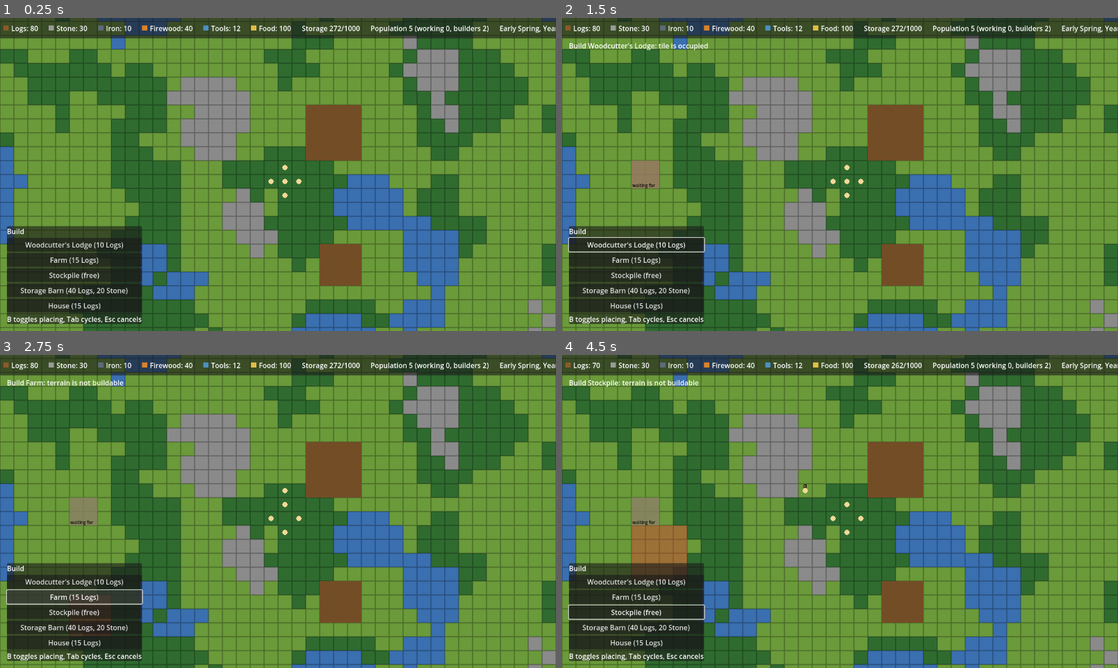
Above: before the commit, frames 1-4 (two rows, left to right).
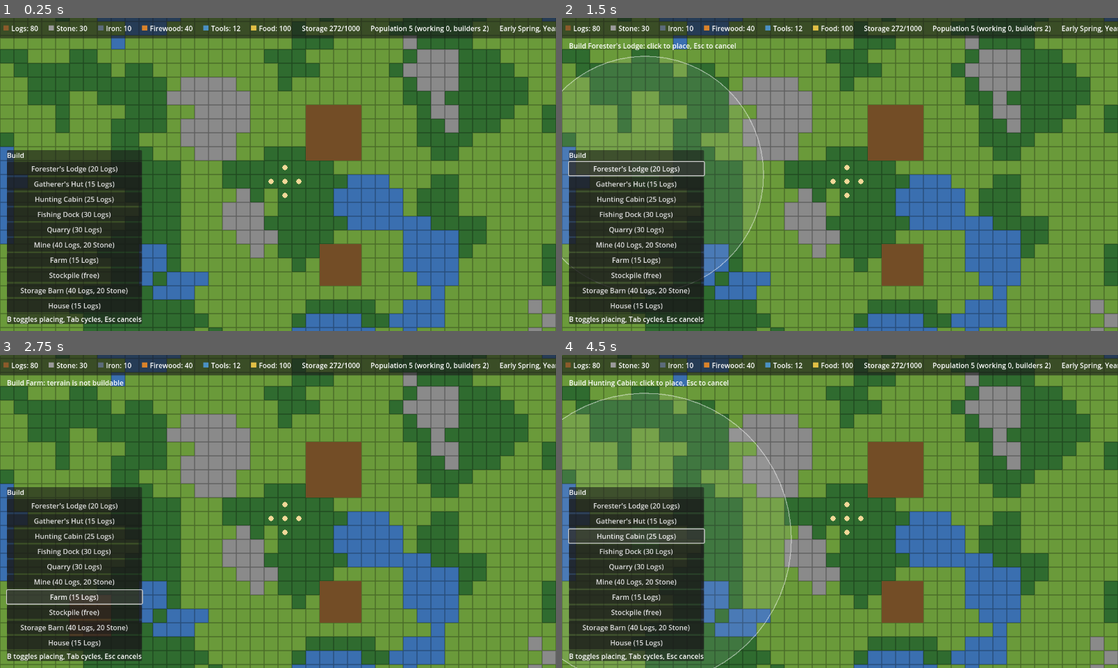
Above: after the commit, the same moments.

Repository: GrindelfP/KingdomYouth
Game: Godot game, scene res://scenes/world/world.tscn
Same seed, same stepped clock (60 frames per second), same inputs: the game is played once before the commit and once after it.
Inputs (mouse positions are in pixels of both pictures, inside the frame that each line leads up to):
- Up to frame 1 (0.25 s): no input
- Up to frame 2 (1.5 s): click (634, 243) at 0.5 s, where only the run before the commit has a clickable "Woodcutter's Lodge (10 Logs)"; click (634, 168) at 1.25 s, where only the run after the commit has a clickable "Forester's Lodge (20 Logs)"
- Up to frame 3 (2.75 s): click "Farm (15 Logs)" at 2 s
- Up to frame 4 (4.5 s): click (634, 520) at 2.75 s, where only the run after the commit has a clickable "Gatherer's Hut (15 Logs)"; click "Stockpile (free)" at 3.5 s; click (634, 536) at 4.25 s, where only the run after the commit has a clickable "Hunting Cabin (25 Logs)"

The runs differ from the first frame. In frame 1, 6.6% of the frame differs, in the area x 1-26%, y 42-74%; in frame 2, 7.4%; in frame 3, 6.6%; in frame 4, 7.6%, in the area x 0-61%, y 2-100%.

Commit message:
[FEATURE] managed tree growth and data-driven raw production buildings
Co-Authored-By: Claude Sonnet 5.5 <noreply@anthropic.com>

Diff:
--- /dev/null
+++ b/resources/buildings/fishing_dock.tres
@@ -0,0 +1,15 @@
+[gd_resource type="Resource" script_class="BuildingDef" load_steps=3 format=3]
+
+[ext_resource type="Script" path="res://scripts/buildings/building_def.gd" id="1_def"]
+[ext_resource type="Resource" path="res://resources/jobs/fisher.tres" id="2_job"]
+
+[resource]
+script = ExtResource("1_def")
+id = &"fishing_dock"
+display_name = "Fishing Dock"
+footprint = Vector2i(2, 2)
+cost = {
+&"logs": 30
+}
+build_time = 20.0
+job = ExtResource("2_job")
--- /dev/null
+++ b/resources/buildings/foresters_lodge.tres
@@ -0,0 +1,15 @@
+[gd_resource type="Resource" script_class="BuildingDef" load_steps=3 format=3]
+
+[ext_resource type="Script" path="res://scripts/buildings/building_def.gd" id="1_def"]
+[ext_resource type="Resource" path="res://resources/jobs/forester.tres" id="2_job"]
+
+[resource]
+script = ExtResource("1_def")
+id = &"foresters_lodge"
+display_name = "Forester's Lodge"
+footprint = Vector2i(2, 2)
+cost = {
+&"logs": 20
+}
+build_time = 15.0
+job = ExtResource("2_job")
--- /dev/null
+++ b/resources/buildings/gatherers_hut.tres
@@ -0,0 +1,15 @@
+[gd_resource type="Resource" script_class="BuildingDef" load_steps=3 format=3]
+
+[ext_resource type="Script" path="res://scripts/buildings/building_def.gd" id="1_def"]
+[ext_resource type="Resource" path="res://resources/jobs/gatherer.tres" id="2_job"]
+
+[resource]
+script = ExtResource("1_def")
+id = &"gatherers_hut"
+display_name = "Gatherer's Hut"
+footprint = Vector2i(2, 2)
+cost = {
+&"logs": 15
+}
+build_time = 12.0
+job = ExtResource("2_job")
--- a/resources/buildings/woodcutters_lodge.tres
+++ b/resources/buildings/hunting_cabin.tres
@@ -1,15 +1,15 @@
 [gd_resource type="Resource" script_class="BuildingDef" load_steps=3 format=3]
 
 [ext_resource type="Script" path="res://scripts/buildings/building_def.gd" id="1_def"]
-[ext_resource type="Resource" path="res://resources/jobs/woodcutter.tres" id="2_job"]
+[ext_resource type="Resource" path="res://resources/jobs/hunter.tres" id="2_job"]
 
 [resource]
 script = ExtResource("1_def")
-id = &"woodcutters_lodge"
-display_name = "Woodcutter's Lodge"
+id = &"hunting_cabin"
+display_name = "Hunting Cabin"
 footprint = Vector2i(2, 2)
 cost = {
-&"logs": 10
+&"logs": 25
 }
-build_time = 15.0
+build_time = 18.0
 job = ExtResource("2_job")
--- /dev/null
+++ b/resources/buildings/mine.tres
@@ -0,0 +1,16 @@
+[gd_resource type="Resource" script_class="BuildingDef" load_steps=3 format=3]
+
+[ext_resource type="Script" path="res://scripts/buildings/building_def.gd" id="1_def"]
+[ext_resource type="Resource" path="res://resources/jobs/miner.tres" id="2_job"]
+
+[resource]
+script = ExtResource("1_def")
+id = &"mine"
+display_name = "Mine"
+footprint = Vector2i(3, 3)
+cost = {
+&"logs": 40,
+&"stone": 20
+}
+build_time = 30.0
+job = ExtResource("2_job")
--- /dev/null
+++ b/resources/buildings/quarry.tres
@@ -0,0 +1,15 @@
+[gd_resource type="Resource" script_class="BuildingDef" load_steps=3 format=3]
+
+[ext_resource type="Script" path="res://scripts/buildings/building_def.gd" id="1_def"]
+[ext_resource type="Resource" path="res://resources/jobs/quarryman.tres" id="2_job"]
+
+[resource]
+script = ExtResource("1_def")
+id = &"quarry"
+display_name = "Quarry"
+footprint = Vector2i(3, 3)
+cost = {
+&"logs": 30
+}
+build_time = 25.0
+job = ExtResource("2_job")
--- a/resources/jobs/farmer.tres
+++ b/resources/jobs/farmer.tres
@@ -7,7 +7,9 @@
 job_name = "Farmer"
 slots = 3
 work_time = 6.0
-output_id = &"wheat"
-output_amount = 3
-target_terrain = ""
+outputs = Array[Dictionary]([{
+"amount": 3,
+"chance": 1.0,
+"id": &"wheat"
+}])
 seasonal = true
--- /dev/null
+++ b/resources/jobs/fisher.tres
@@ -0,0 +1,16 @@
+[gd_resource type="Resource" script_class="JobDef" load_steps=2 format=3]
+
+[ext_resource type="Script" path="res://scripts/buildings/job_def.gd" id="1_job"]
+
+[resource]
+script = ExtResource("1_job")
+job_name = "Fisher"
+slots = 2
+work_time = 6.0
+outputs = Array[Dictionary]([{
+"amount": 4,
+"chance": 1.0,
+"id": &"fish"
+}])
+winter_factor = 0.5
+placement_rule = 1
--- a/resources/jobs/woodcutter.tres
+++ b/resources/jobs/forester.tres
@@ -4,9 +4,15 @@
 
 [resource]
 script = ExtResource("1_job")
-job_name = "Woodcutter"
+job_name = "Forester"
 slots = 2
-work_time = 4.0
-output_id = &"logs"
-output_amount = 2
-target_terrain = "forest"
+work_time = 6.0
+outputs = Array[Dictionary]([{
+"amount": 3,
+"chance": 1.0,
+"id": &"logs"
+}])
+target_mode = 2
+work_radius = 8.0
+plant_time = 3.0
+forest_density = 0.6
--- /dev/null
+++ b/resources/jobs/gatherer.tres
@@ -0,0 +1,23 @@
+[gd_resource type="Resource" script_class="JobDef" load_steps=2 format=3]
+
+[ext_resource type="Script" path="res://scripts/buildings/job_def.gd" id="1_job"]
+
+[resource]
+script = ExtResource("1_job")
+job_name = "Gatherer"
+slots = 2
+work_time = 5.0
+outputs = Array[Dictionary]([{
+"amount": 3,
+"chance": 1.0,
+"id": &"berries"
+},
+{
+"amount": 2,
+"chance": 0.5,
+"id": &"mushrooms"
+}])
+target_mode = 1
+work_radius = 8.0
+density_cells = 40
+winter_factor = 0.0
--- /dev/null
+++ b/resources/jobs/hunter.tres
@@ -0,0 +1,18 @@
+[gd_resource type="Resource" script_class="JobDef" load_steps=2 format=3]
+
+[ext_resource type="Script" path="res://scripts/buildings/job_def.gd" id="1_job"]
+
+[resource]
+script = ExtResource("1_job")
+job_name = "Hunter"
+slots = 2
+work_time = 12.0
+outputs = Array[Dictionary]([{
+"amount": 4,
+"chance": 1.0,
+"id": &"venison"
+}])
+target_mode = 1
+work_radius = 10.0
+density_cells = 60
+winter_factor = 0.5
--- /dev/null
+++ b/resources/jobs/miner.tres
@@ -0,0 +1,18 @@
+[gd_resource type="Resource" script_class="JobDef" load_steps=2 format=3]
+
+[ext_resource type="Script" path="res://scripts/buildings/job_def.gd" id="1_job"]
+
+[resource]
+script = ExtResource("1_job")
+job_name = "Miner"
+slots = 3
+work_time = 10.0
+outputs = Array[Dictionary]([{
+"amount": 2,
+"chance": 1.0,
+"id": &"iron"
+}])
+work_radius = 3.0
+placement_rule = 2
+rule_radius = 3
+rule_min_cells = 4
--- /dev/null
+++ b/resources/jobs/quarryman.tres
@@ -0,0 +1,18 @@
+[gd_resource type="Resource" script_class="JobDef" load_steps=2 format=3]
+
+[ext_resource type="Script" path="res://scripts/buildings/job_def.gd" id="1_job"]
+
+[resource]
+script = ExtResource("1_job")
+job_name = "Quarryman"
+slots = 3
+work_time = 8.0
+outputs = Array[Dictionary]([{
+"amount": 3,
+"chance": 1.0,
+"id": &"stone"
+}])
+work_radius = 3.0
+placement_rule = 2
+rule_radius = 3
+rule_min_cells = 4
--- a/scripts/autoload/save_manager.gd
+++ b/scripts/autoload/save_manager.gd
@@ -1,7 +1,7 @@
 extends Node
 
 const SAVE_PATH := "user://savegame.json"
-const SAVE_VERSION := 5
+const SAVE_VERSION := 6
 
 var pending_load := false
 
--- a/scripts/buildings/build_controller.gd
+++ b/scripts/buildings/build_controller.gd
@@ -7,11 +7,19 @@
 
 const VALID_COLOR := Color(0.3, 0.9, 0.3, 0.4)
 const INVALID_COLOR := Color(0.9, 0.2, 0.2, 0.4)
+const RADIUS_FILL := Color(1.0, 1.0, 1.0, 0.08)
+const RADIUS_LINE := Color(1.0, 1.0, 1.0, 0.5)
+const RADIUS_SEGMENTS := 64
 const START_SEARCH_RADIUS := 20
 const START_MARGIN := 1
 
 var building_defs: Array[BuildingDef] = [
-	load("res://resources/buildings/woodcutters_lodge.tres"),
+	load("res://resources/buildings/foresters_lodge.tres"),
+	load("res://resources/buildings/gatherers_hut.tres"),
+	load("res://resources/buildings/hunting_cabin.tres"),
+	load("res://resources/buildings/fishing_dock.tres"),
+	load("res://resources/buildings/quarry.tres"),
+	load("res://resources/buildings/mine.tres"),
 	load("res://resources/buildings/farm.tres"),
 	load("res://resources/buildings/stockpile.tres"),
 	load("res://resources/buildings/storage_barn.tres"),
@@ -21,6 +29,7 @@
 var _placing := false
 var _selected := 0
 var _hover := Vector2i.ZERO
+var _highlight: Structure
 
 
 func _ready() -> void:
@@ -47,6 +56,10 @@
 		get_viewport().set_input_as_handled()
 
 
+func set_highlight(structure: Structure) -> void:
+	_highlight = structure
+
+
 func is_placing() -> bool:
 	return _placing
 
@@ -74,7 +87,33 @@
 			return "tile is occupied"
 		if not _world.is_buildable(cell):
 			return "terrain is not buildable"
+	return _get_rule_error(def, origin)
+
+
+func _get_rule_error(def: BuildingDef, origin: Vector2i) -> String:
+	if def.job == null:
+		return ""
+	var job := def.job
+	match job.placement_rule:
+		JobDef.PlacementRule.NEAR_WATER:
+			if not _touches_terrain(def, origin, "water"):
+				return "must be next to water"
+		JobDef.PlacementRule.NEAR_ROCK:
+			var center := Vector2(origin) + Vector2(def.footprint - Vector2i.ONE) / 2.0
+			var found := _world.count_terrain_in_radius("rock", center, job.rule_radius)
+			if found < job.rule_min_cells:
+				return "needs %d rock tiles within %d tiles (found %d)" % [job.rule_min_cells, job.rule_radius, found]
 	return ""
+
+
+func _touches_terrain(def: BuildingDef, origin: Vector2i, terrain_name: String) -> bool:
+	var cells := def.get_cells(origin)
+	for cell in cells:
+		for offset in Structure.ACCESS_OFFSETS:
+			var neighbour: Vector2i = cell + offset
+			if not cells.has(neighbour) and _world.get_terrain_name(neighbour) == terrain_name:
+				return true
+	return false
 
 
 func try_place(def: BuildingDef, origin: Vector2i) -> bool:
@@ -190,6 +229,8 @@
 	clear_buildings()
 	for entry in entries:
 		var def := _def_by_id(entry["id"])
+		if def == null:
+			continue
 		var origin := WorldGrid.cell_from_json(entry["origin"])
 		if entry["kind"] == "site":
 			add_construction_site(def, origin, float(entry["progress"]), entry["delivered"])
@@ -257,8 +298,23 @@
 
 func _draw() -> void:
 	if not _placing:
+		if _highlight != null and is_instance_valid(_highlight) and _highlight.def.job:
+			_draw_radius(_highlight.def, _highlight.origin)
 		return
 	var def := selected_def()
 	var color := VALID_COLOR if get_placement_error(def, _hover) == "" else INVALID_COLOR
 	var top_left := to_local(_world.get_cell_rect(_hover).position)
 	draw_rect(Rect2(top_left, Vector2(def.footprint) * _world.get_tile_size()), color)
+	if def.job:
+		_draw_radius(def, _hover)
+
+
+func _draw_radius(def: BuildingDef, origin: Vector2i) -> void:
+	if not def.job.has_work_area():
+		return
+	var tile := _world.get_tile_size()
+	var center_cell := Vector2(origin) + Vector2(def.footprint - Vector2i.ONE) / 2.0
+	var center := to_local(_world.grid_to_world(Vector2i.ZERO) + center_cell * tile)
+	var radius := (def.job.work_radius + 0.5) * tile.x
+	draw_circle(center, radius, RADIUS_FILL)
+	draw_arc(center, radius, 0.0, TAU, RADIUS_SEGMENTS, RADIUS_LINE, 2.0)
--- a/scripts/buildings/building.gd
+++ b/scripts/buildings/building.gd
@@ -41,7 +41,23 @@
 func is_output_blocked() -> bool:
 	if output == null:
 		return false
-	return output.free_space() < def.job.output_amount and ResourceStockpile.find_storages(def.job.output_id, get_center_cell()).is_empty()
+	return output.free_space() < def.job.output_total() and ResourceStockpile.find_storages(def.job.primary_output(), get_center_cell()).is_empty()
+
+
+func forest_cell_count() -> int:
+	return _world.count_terrain_in_radius("forest", get_work_center(), def.job.work_radius)
+
+
+func work_efficiency() -> float:
+	var job := def.job
+	var efficiency := 1.0
+	if job.density_cells > 0:
+		efficiency = minf(float(forest_cell_count()) / job.density_cells, 1.0)
+	if TimeManager.is_cold():
+		efficiency *= job.winter_factor
+	if job.seasonal:
+		efficiency *= TimeManager.food_multiplier()
+	return efficiency
 
 
 func is_heated() -> bool:
--- a/scripts/buildings/job_def.gd
+++ b/scripts/buildings/job_def.gd
@@ -1,14 +1,39 @@
 class_name JobDef
 extends Resource
+
+enum TargetMode { ACCESS, FOREST_CELL, FORESTER }
+enum PlacementRule { NONE, NEAR_WATER, NEAR_ROCK }
 
 @export var job_name: String
 @export var slots := 1
 @export var work_time := 4.0
-@export var output_id: StringName
-@export var output_amount := 1
-@export var target_terrain := ""
+@export var outputs: Array[Dictionary] = []
+@export var target_mode := TargetMode.ACCESS
+@export var work_radius := 0.0
+@export var density_cells := 0
+@export var winter_factor := 1.0
 @export var seasonal := false
+@export var placement_rule := PlacementRule.NONE
+@export var rule_radius := 3
+@export var rule_min_cells := 4
+@export var plant_time := 3.0
+@export var forest_density := 0.6
 
 
 func profession_id() -> StringName:
 	return StringName(job_name.to_lower().replace(" ", "_"))
+
+
+func output_total() -> int:
+	var total := 0
+	for entry in outputs:
+		total += int(entry["amount"])
+	return total
+
+
+func primary_output() -> StringName:
+	return StringName(outputs[0]["id"]) if not outputs.is_empty() else &""
+
+
+func has_work_area() -> bool:
+	return work_radius > 0.0
--- a/scripts/buildings/structure.gd
+++ b/scripts/buildings/structure.gd
@@ -17,6 +17,10 @@
 	_size = Vector2(def.footprint) * world.get_tile_size()
 
 
+func world() -> WorldGrid:
+	return _world
+
+
 func is_alive() -> bool:
 	return is_instance_valid(self) and not is_queued_for_deletion()
 
@@ -29,6 +33,10 @@
 	return origin + (def.footprint - Vector2i.ONE) / 2
 
 
+func get_work_center() -> Vector2:
+	return Vector2(origin) + Vector2(def.footprint - Vector2i.ONE) / 2.0
+
+
 func get_access_cells() -> Array[Vector2i]:
 	var footprint_cells := def.get_cells(origin)
 	var cells: Array[Vector2i] = []
--- a/scripts/entities/worker.gd
+++ b/scripts/entities/worker.gd
@@ -2,6 +2,7 @@
 extends Node
 
 enum State { IDLE, TRAVEL, WORK, PICKUP, DELIVER, BUILD, RETURN }
+enum Action { HARVEST, PLANT, CUT }
 
 const NO_TARGET := Vector2i(-1, -1)
 const RETRY_DELAY := 3.0
@@ -16,6 +17,7 @@
 var _hauler: Hauler
 var _state := State.IDLE
 var _target := NO_TARGET
+var _action := Action.HARVEST
 var _work_left := 0.0
 var _retry_left := 0.0
 var _paused := false
@@ -133,9 +135,7 @@
 		return false
 	var job := building.job_def()
 	var target := NO_TARGET
-	var can_work := building.output.free_space() >= job.output_amount
-	if job.seasonal and TimeManager.food_multiplier() <= 0.0:
-		can_work = false
+	var can_work := building.output.free_space() >= job.output_total() and building.work_efficiency() > 0.0
 	if can_work:
 		target = _find_target()
 	var stored := building.output.total()
@@ -245,14 +245,48 @@
 
 func _find_target() -> Vector2i:
 	var job := building.job_def()
+	match job.target_mode:
+		JobDef.TargetMode.FOREST_CELL:
+			_action = Action.HARVEST
+			var forest: Array[Vector2i] = []
+			for cell in _settler.world.get_cells_in_radius(building.get_work_center(), job.work_radius):
+				if _settler.world.get_terrain_name(cell) == "forest":
+					forest.append(cell)
+			return _first_reachable(forest)
+		JobDef.TargetMode.FORESTER:
+			return _find_forester_target(job)
+	_action = Action.HARVEST
+	for cell in building.get_access_cells():
+		if _hauler.is_reachable(cell):
+			return cell
+	return NO_TARGET
+
+
+func _find_forester_target(job: JobDef) -> Vector2i:
+	var world := _settler.world
+	var forest := 0
+	var mature: Array[Vector2i] = []
+	var plantable: Array[Vector2i] = []
+	for cell in world.get_cells_in_radius(building.get_work_center(), job.work_radius):
+		var stage := world.get_tree_stage(cell)
+		if stage != WorldGrid.NO_TREE:
+			forest += 1
+			if stage == WorldGrid.STAGE_MATURE:
+				mature.append(cell)
+		elif world.can_plant(cell):
+			plantable.append(cell)
+	var density := float(forest) / maxf(forest + plantable.size(), 1.0)
+	if density < job.forest_density and not plantable.is_empty():
+		_action = Action.PLANT
+		return _first_reachable(plantable)
+	_action = Action.CUT
+	return _first_reachable(mature)
+
+
+func _first_reachable(cells: Array[Vector2i]) -> Vector2i:
 	var from := _settler.get_grid_pos()
-	if job.target_terrain.is_empty():
-		for cell in building.get_access_cells():
-			if _hauler.is_reachable(cell):
-				return cell
-		return NO_TARGET
-	var candidates := _settler.world.get_terrain_cells(job.target_terrain, building.get_center_cell())
-	for cell in candidates.slice(0, MAX_TARGET_CANDIDATES):
+	cells.shuffle()
+	for cell in cells.slice(0, MAX_TARGET_CANDIDATES):
 		if not _settler.pathfinder.find_path(from, cell).is_empty():
 			return cell
 	return NO_TARGET
@@ -368,16 +402,25 @@
 
 func _work_duration() -> float:
 	var job := building.job_def()
-	if not job.seasonal:
-		return job.work_time
-	return job.work_time / TimeManager.food_multiplier()
+	if _action == Action.PLANT:
+		return job.plant_time
+	return job.work_time / maxf(building.work_efficiency(), 0.1)
 
 
 func _finish_work() -> void:
 	var job := building.job_def()
-	_state = State.IDLE
-	if not job.target_terrain.is_empty():
-		if _settler.world.get_terrain_name(_target) != job.target_terrain:
+	var world := _settler.world
+	_state = State.IDLE
+	match _action:
+		Action.PLANT:
+			world.plant_sapling(_target)
 			return
-		_settler.world.deplete_forest(_target)
-	building.output.add(job.output_id, job.output_amount)
+		Action.CUT:
+			if not world.cut_tree(_target):
+				return
+		Action.HARVEST:
+			if job.target_mode == JobDef.TargetMode.FOREST_CELL and world.get_terrain_name(_target) != "forest":
+				return
+	for entry in job.outputs:
+		if randf() <= float(entry["chance"]):
+			building.output.add(StringName(entry["id"]), int(entry["amount"]))
--- a/scripts/ui/info_panel.gd
+++ b/scripts/ui/info_panel.gd
@@ -89,6 +89,7 @@
 			func() -> void: _labor.set_desired_workers(building, building.desired_workers + 1))
 		for worker_settler in building.workers:
 			_add_line("  Settler %d" % worker_settler.display_id)
+		_add_work_area_lines(building)
 		_add_inventory("Output", building.output)
 		if building.is_output_blocked():
 			_add_line("Storage full: output cannot be hauled, work is stalled.")
@@ -98,6 +99,23 @@
 		_add_line("Residents %d / %d" % [building.residents.size(), building.def.housing_capacity])
 		_add_line("Heating: " + ("on" if building.is_heated() else "off"))
 	_add_button("Close", _jobs.clear_selection)
+
+
+func _add_work_area_lines(building: Building) -> void:
+	var job := building.def.job
+	var world := building.world()
+	var center := building.get_work_center()
+	match job.target_mode:
+		JobDef.TargetMode.FOREST_CELL:
+			_add_line("Forest tiles in radius: %d" % building.forest_cell_count())
+		JobDef.TargetMode.FORESTER:
+			_add_line("Trees in radius: %d (mature %d)" % [
+				world.count_trees_in_radius(center, job.work_radius),
+				world.count_trees_in_radius(center, job.work_radius, WorldGrid.STAGE_MATURE)])
+	if job.placement_rule == JobDef.PlacementRule.NEAR_ROCK:
+		_add_line("Rock tiles nearby: %d" % world.count_terrain_in_radius("rock", center, job.rule_radius))
+	if job.density_cells > 0 or (TimeManager.is_cold() and job.winter_factor < 1.0):
+		_add_line("Work rate: %d%%" % roundi(building.work_efficiency() * 100.0))
 
 
 func _add_inventory(title: String, inventory: Inventory) -> void:
--- a/scripts/world/job_controller.gd
+++ b/scripts/world/job_controller.gd
@@ -17,6 +17,7 @@
 	_world = get_parent()
 	_buildings = get_parent().get_node("Buildings")
 	_settlers = get_parent().get_node("Settlers")
+	selection_changed.connect(_sync_highlight)
 
 
 func get_selected_settler() -> Settler:
@@ -82,6 +83,13 @@
 	clear_selection()
 
 
+func _sync_highlight() -> void:
+	var structure: Structure = get_selected_building()
+	if structure == null:
+		structure = get_selected_site()
+	_buildings.set_highlight(structure)
+
+
 func _settler_at(world_pos: Vector2) -> Settler:
 	for settler in _settlers.living_settlers():
 		if settler.global_position.distance_to(world_pos) <= PICK_RADIUS:
--- a/scripts/world/world_grid.gd
+++ b/scripts/world/world_grid.gd
@@ -3,6 +3,8 @@
 
 signal map_generated
 signal walkability_changed(grid_pos: Vector2i)
+signal trees_changed(grid_pos: Vector2i)
+signal trees_reloaded
 
 enum Terrain { GRASS, FOREST, WATER, ROCK }
 
@@ -16,10 +18,16 @@
 const WATER_LEVEL := -0.25
 const ROCK_LEVEL := 0.4
 const FOREST_LEVEL := 0.15
-const REGROW_TIME := 120.0
+const STAGE_SAPLING := 0
+const STAGE_YOUNG := 1
+const STAGE_MATURE := 2
+const MONTHS_PER_STAGE := 2
+const NO_TREE := -1
+const ANY_STAGE := -2
 
 var _occupied: Dictionary = {}
-var _regrowth: Dictionary = {}
+var _trees: Dictionary = {}
+var _tree_age: Dictionary = {}
 
 var terrain: TileMapLayer:
 	get:
@@ -28,16 +36,23 @@
 
 func _ready() -> void:
 	add_to_group("world")
+	TimeManager.month_changed.connect(_on_month_changed)
 	_generate_map()
+	_reset_trees()
 	map_generated.emit()
 
 
-func _process(delta: float) -> void:
-	for grid_pos in _regrowth.keys():
-		_regrowth[grid_pos] -= delta
-		if _regrowth[grid_pos] <= 0.0 and not is_occupied(grid_pos):
-			terrain.set_cell(grid_pos, TERRAIN_SOURCE_ID, Vector2i(Terrain.FOREST, 0))
-			_regrowth.erase(grid_pos)
+func _on_month_changed(_month: int) -> void:
+	if TimeManager.is_cold():
+		return
+	for grid_pos in _tree_age.keys():
+		_tree_age[grid_pos] += 1
+		if _tree_age[grid_pos] >= MONTHS_PER_STAGE:
+			_tree_age[grid_pos] = 0
+			_trees[grid_pos] += 1
+			if _trees[grid_pos] >= STAGE_MATURE:
+				_tree_age.erase(grid_pos)
+			trees_changed.emit(grid_pos)
 
 
 func is_in_bounds(grid_pos: Vector2i) -> bool:
@@ -82,13 +97,13 @@
 
 func to_save_data() -> Dictionary:
 	var codes := PackedStringArray()
-	var regrowth := []
+	var trees := []
 	for x in range(MAP_RECT.position.x, MAP_RECT.end.x):
 		for y in range(MAP_RECT.position.y, MAP_RECT.end.y):
 			codes.append(TERRAIN_CODES[get_terrain_name(Vector2i(x, y))])
-	for grid_pos in _regrowth:
-		regrowth.append([grid_pos.x, grid_pos.y, _regrowth[grid_pos]])
-	return {"terrain": "".join(codes), "regrowth": regrowth}
+	for grid_pos in _tree_age:
+		trees.append([grid_pos.x, grid_pos.y, _trees[grid_pos], _tree_age[grid_pos]])
+	return {"terrain": "".join(codes), "trees": trees}
 
 
 func from_save_data(data: Dictionary) -> void:
@@ -99,9 +114,12 @@
 			var terrain_type: Terrain = TERRAIN_BY_CODE[codes[index]]
 			terrain.set_cell(Vector2i(x, y), TERRAIN_SOURCE_ID, Vector2i(terrain_type, 0))
 			index += 1
-	_regrowth.clear()
-	for entry in data["regrowth"]:
-		_regrowth[Vector2i(int(entry[0]), int(entry[1]))] = float(entry[2])
+	_reset_trees()
+	for entry in data["trees"]:
+		var grid_pos := Vector2i(int(entry[0]), int(entry[1]))
+		_trees[grid_pos] = int(entry[2])
+		_tree_age[grid_pos] = int(entry[3])
+	trees_reloaded.emit()
 
 
 func get_terrain_name(grid_pos: Vector2i) -> String:
@@ -122,20 +140,71 @@
 	return Rect2(top_left, Vector2(MAP_RECT.size) * get_tile_size())
 
 
-func get_terrain_cells(terrain_name: String, from: Vector2i) -> Array[Vector2i]:
+func get_tree_stage(grid_pos: Vector2i) -> int:
+	return _trees.get(grid_pos, NO_TREE)
+
+
+func has_mature_tree(grid_pos: Vector2i) -> bool:
+	return get_tree_stage(grid_pos) == STAGE_MATURE
+
+
+func get_tree_cells() -> Array[Vector2i]:
 	var cells: Array[Vector2i] = []
-	for x in range(MAP_RECT.position.x, MAP_RECT.end.x):
-		for y in range(MAP_RECT.position.y, MAP_RECT.end.y):
+	cells.assign(_trees.keys())
+	return cells
+
+
+func cut_tree(grid_pos: Vector2i) -> bool:
+	if not has_mature_tree(grid_pos):
+		return false
+	_trees.erase(grid_pos)
+	_tree_age.erase(grid_pos)
+	terrain.set_cell(grid_pos, TERRAIN_SOURCE_ID, Vector2i(Terrain.GRASS, 0))
+	trees_changed.emit(grid_pos)
+	return true
+
+
+func can_plant(grid_pos: Vector2i) -> bool:
+	return is_in_bounds(grid_pos) and not is_occupied(grid_pos) and get_terrain_name(grid_pos) == "grass"
+
+
+func plant_sapling(grid_pos: Vector2i) -> bool:
+	if not can_plant(grid_pos):
+		return false
+	terrain.set_cell(grid_pos, TERRAIN_SOURCE_ID, Vector2i(Terrain.FOREST, 0))
+	_trees[grid_pos] = STAGE_SAPLING
+	_tree_age[grid_pos] = 0
+	trees_changed.emit(grid_pos)
+	return true
+
+
+func get_cells_in_radius(center: Vector2, radius: float) -> Array[Vector2i]:
+	var cells: Array[Vector2i] = []
+	var reach := ceili(radius)
+	var base := Vector2i(center.floor())
+	for x in range(base.x - reach, base.x + reach + 1):
+		for y in range(base.y - reach, base.y + reach + 1):
 			var grid_pos := Vector2i(x, y)
-			if get_terrain_name(grid_pos) == terrain_name and not is_occupied(grid_pos):
+			if is_in_bounds(grid_pos) and Vector2(grid_pos).distance_to(center) <= radius:
 				cells.append(grid_pos)
-	cells.sort_custom(func(a: Vector2i, b: Vector2i) -> bool: return a.distance_squared_to(from) < b.distance_squared_to(from))
 	return cells
 
 
-func deplete_forest(grid_pos: Vector2i) -> void:
-	terrain.set_cell(grid_pos, TERRAIN_SOURCE_ID, Vector2i(Terrain.GRASS, 0))
-	_regrowth[grid_pos] = REGROW_TIME
+func count_terrain_in_radius(terrain_name: String, center: Vector2, radius: float) -> int:
+	var count := 0
+	for grid_pos in get_cells_in_radius(center, radius):
+		if get_terrain_name(grid_pos) == terrain_name:
+			count += 1
+	return count
+
+
+func count_trees_in_radius(center: Vector2, radius: float, stage := ANY_STAGE) -> int:
+	var count := 0
+	for grid_pos in get_cells_in_radius(center, radius):
+		var tree_stage := get_tree_stage(grid_pos)
+		if tree_stage != NO_TREE and (stage == ANY_STAGE or tree_stage == stage):
+			count += 1
+	return count
 
 
 func get_cell_rect(grid_pos: Vector2i) -> Rect2:
@@ -149,6 +218,16 @@
 
 func grid_to_world(grid_pos: Vector2i) -> Vector2:
 	return terrain.to_global(terrain.map_to_local(grid_pos))
+
+
+func _reset_trees() -> void:
+	_trees.clear()
+	_tree_age.clear()
+	for x in range(MAP_RECT.position.x, MAP_RECT.end.x):
+		for y in range(MAP_RECT.position.y, MAP_RECT.end.y):
+			var grid_pos := Vector2i(x, y)
+			if get_terrain_name(grid_pos) == "forest":
+				_trees[grid_pos] = STAGE_MATURE
 
 
 func _get_flag(grid_pos: Vector2i, layer_name: String) -> bool:
